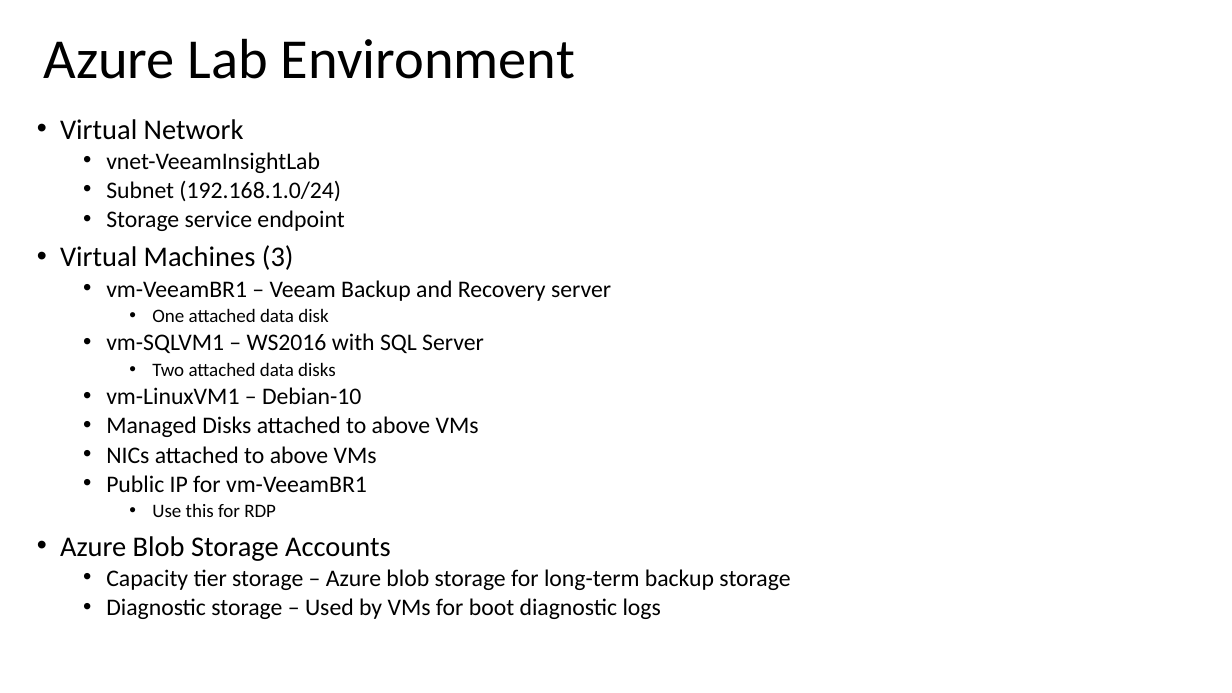
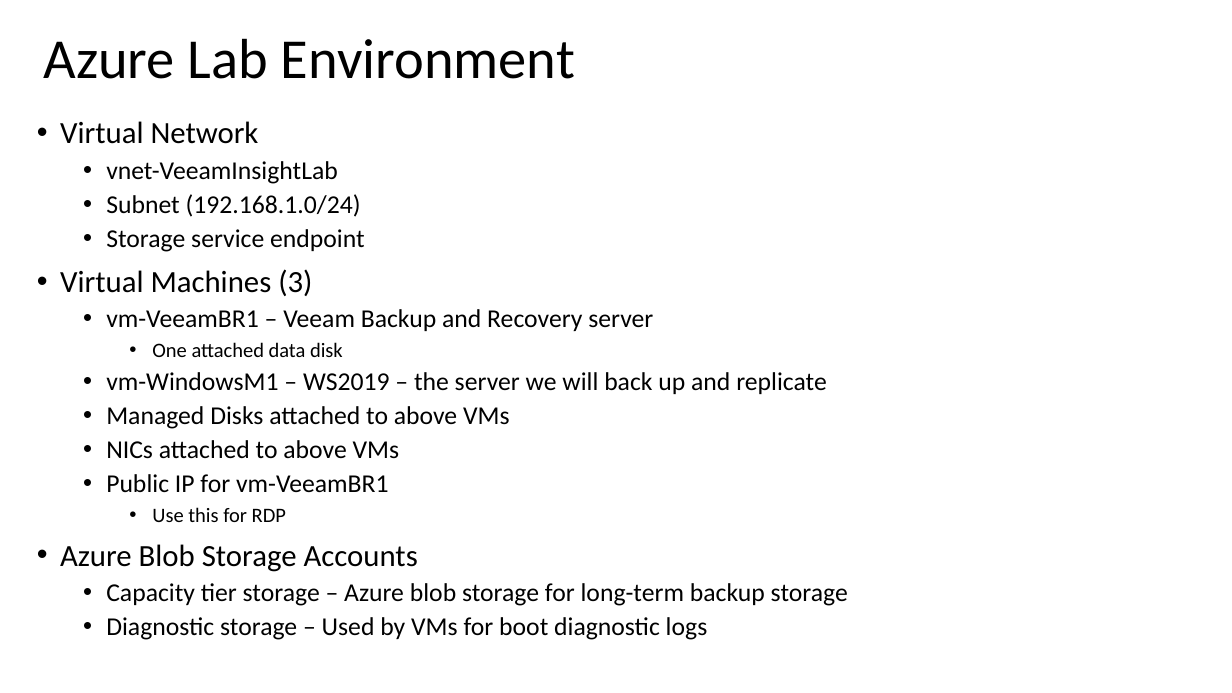
Before and after one commit to dkirby-ms/VeeamOnAzureLab, a slide deck: slide 4 of Veeam Lab Guide.pptx. Drawn at 1232x693 pixels with LibreOffice and Linux fonts; fonts in the diff are those of the drawing. Boxes give left, top, right and bottom in pixels: in the first picture for what was removed or moved away, otherwise in the second. Text is boxed around its words. In the diff, an @@ line names an element or a change of style, - is before the commit and + after.

```diff
--- a/Veeam Lab Guide.pptx
+++ b/Veeam Lab Guide.pptx
@@ text at [60,121,848,640]: size 22.2 to 24 pt in "Virtual Network", "Virtual Machines (3)", "Azure Blob Storage Accounts"; size 18.5 to 20 pt in "vnet-VeeamInsightLab", "Subnet (192.168.1.0/24)", "Storage service endpoint", "vm-VeeamBR1 – Veeam Backup and Recovery server" and 5 more places; size 14.8 to 16 pt in "One attached data disk", "Use this for RDP"; line spacing 0.8 to 0.9 @@
@@ text at [106,372,827,394]: text changed; size 18.5 to 20 pt @@
-  • vm-SQLVM1 – WS2016 with SQL Server
-    • Two attached data disks
-  • vm-LinuxVM1 – Debian-10
+  • vm-WindowsM1 – WS2019 – the server we will back up and replicate
```
Also in this commit, not shown: 10 other slides changed, 1 other file.
